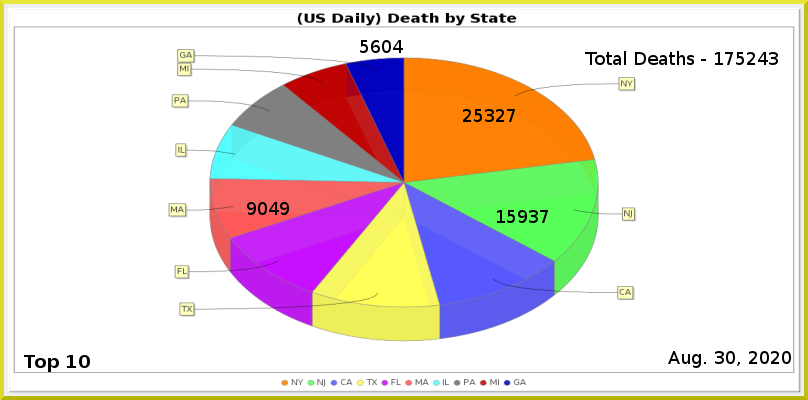
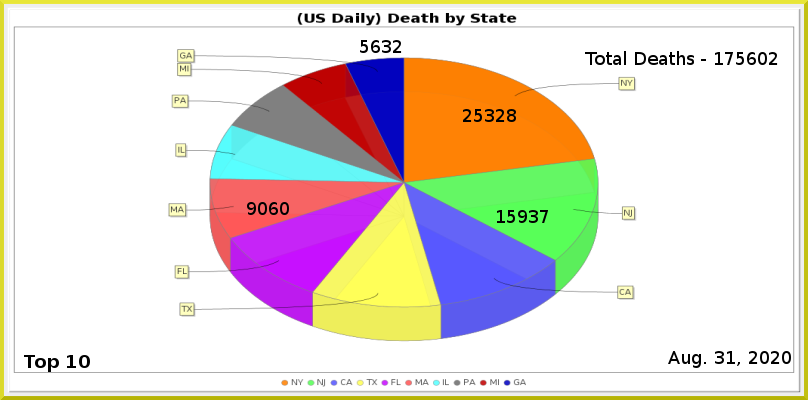
Two versions of the same layered image (808x400). Layer-by-layer changes:
painted on "Least" over [382, 40, 403, 53]
painted on "MA" over [269, 202, 289, 215]
painted on "NY" over [507, 109, 516, 122]
renamed "Total Deaths - 175243" to "Total Deaths - 175602", painted on it over [747, 52, 778, 65]
painted on "Current Date" over [726, 351, 735, 364]
painted on "Death_by_State.png" over [171, 49, 637, 341]
